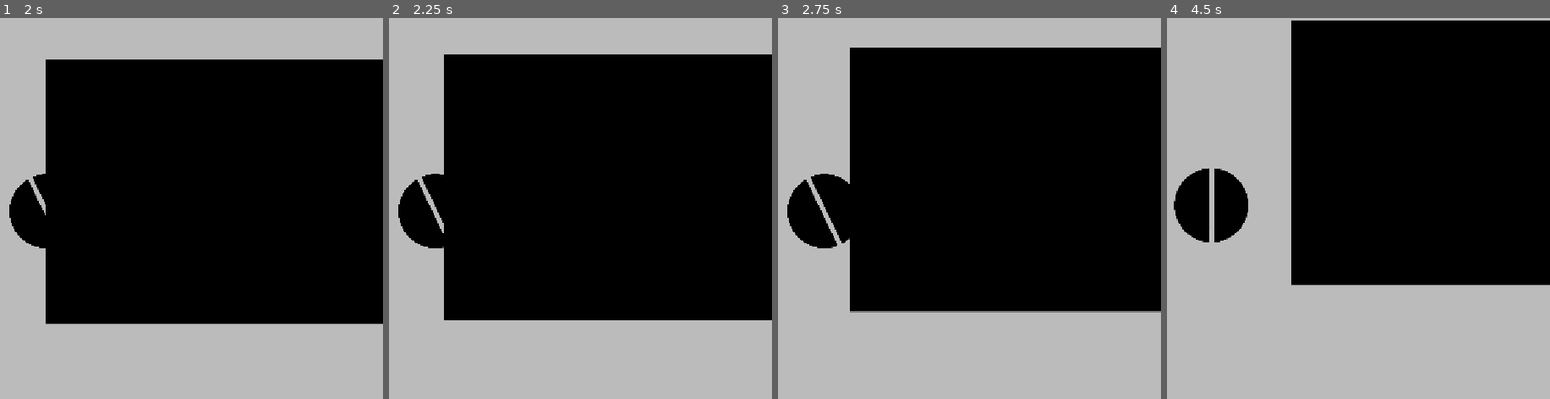
Above: before the commit, frames 1-4 (left to right).
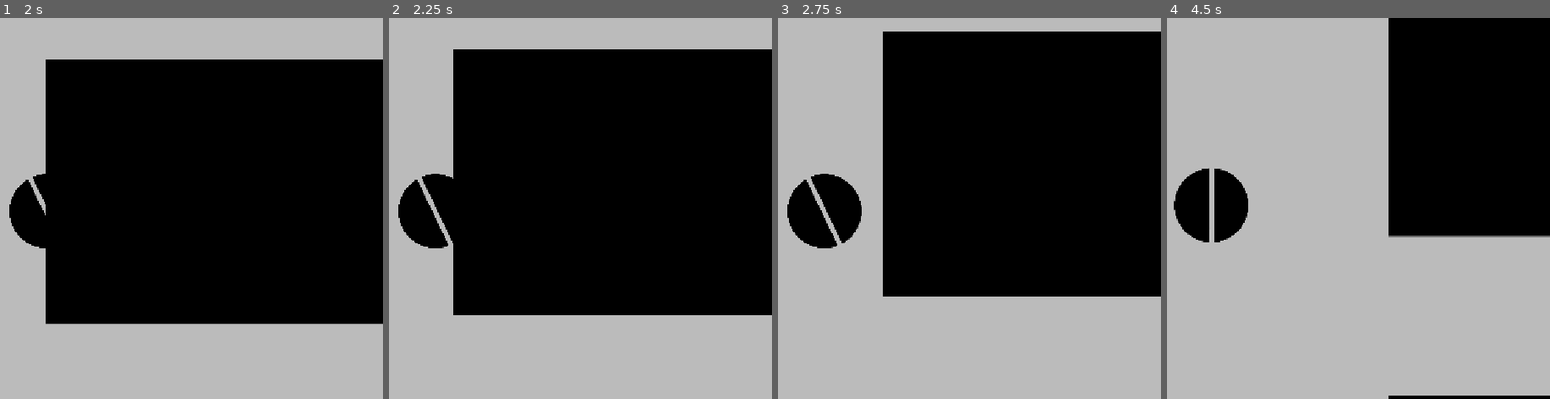
Above: after the commit, the same moments.

Repository: Martycat111/Bingbong
Game: Godot game, scene res://Scenes/game.tscn
Two runs of this game, one before a commit and one after it. Both use one fixed random seed, a clock stepped at 60 frames per second and the inputs below.
Inputs:
- Up to frame 1 (2 s): tap Enter at 0.5 s; hold Right (rotate clockwise) 0.53-1.28 s; tap Left (rotate counterclockwise) at 1.35 s
- Up to frame 2 (2.25 s): tap Space (shoot) at 2 s; hold Space (shoot) from 2.03 s (still down)
- Up to frame 3 (2.75 s): keep holding Space (shoot)
- Up to frame 4 (4.5 s): release Space (shoot) at 2.78 s; tap Right (rotate clockwise) at 2.85 s; hold Left (rotate counterclockwise) 3.53-4.28 s; tap Space (shoot) at 4.35 s

Frame 1 is identical in both runs. In frame 2, 3.5% of the frame differs, in the area x 14-100%, y 8-80%; in frame 3, 12%; in frame 4, 24%, in the area x 32-100%, y 0-100%.

Commit message:
title

Diff:
--- /dev/null
+++ b/Scenes/menu.tscn
@@ -0,0 +1,21 @@
+[gd_scene format=3 uid="uid://dr6ufxfol0uer"]
+
+[ext_resource type="Texture2D" uid="uid://bgiwn0nvs4ktv" path="res://Assets/title screen.png" id="1_xhh6f"]
+[ext_resource type="FontFile" uid="uid://d1bgsers3kqfp" path="res://Rostex-Oblique.otf" id="2_cayip"]
+
+[node name="Menu" type="Node2D" unique_id=353752980]
+
+[node name="TitleScreen" type="Sprite2D" parent="." unique_id=347506591]
+position = Vector2(583, 333.00003)
+scale = Vector2(2.32, 3.29)
+texture = ExtResource("1_xhh6f")
+
+[node name="Button" type="Button" parent="." unique_id=765674836]
+offset_left = 36.0
+offset_top = 46.0
+offset_right = 341.0
+offset_bottom = 166.0
+theme_override_colors/font_color = Color(0, 0, 0, 1)
+theme_override_fonts/font = ExtResource("2_cayip")
+theme_override_font_sizes/font_size = 32
+text = "BingBong"
--- a/Scenes/player_bingbong.gd
+++ b/Scenes/player_bingbong.gd
@@ -1,6 +1,6 @@
 extends CharacterBody2D
 
-@export var speed = 4000
+@export var speed = 9000
 var screen_side
 
 # Called when the node enters the scene tree for the first time.
Binary file added: Assets/title screen.png
Not shown, added: Assets/title screen.png.import
Binary file added: Rostex-Oblique.otf
Not shown, added: Rostex-Oblique.otf.import
